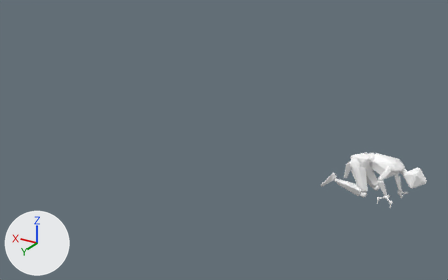
Two versions of the Blender file assets/character.blend, one commit apart.
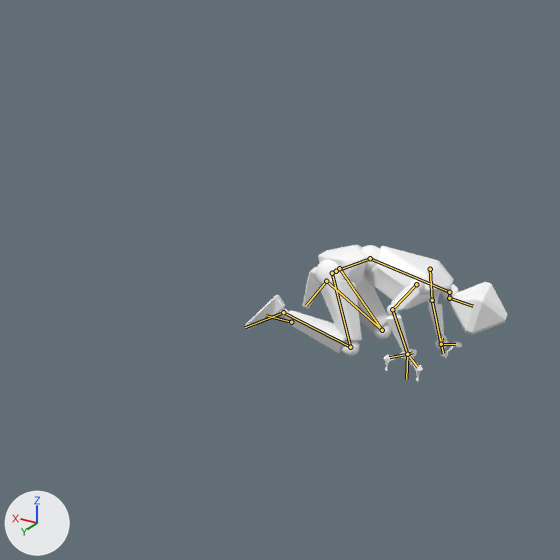
There are two pictures of each version: one whole from a 50 mm lens placed at (-7.45, 6.31, 4.6), pointed at (-2.86, -1.34, 0.78), one close up on the part from 49% to 100% of the width and 19% to 100% of the height. The lights are fixed; the arrows at lower left show +X, +Y and +Z. Both versions are drawn at frame 243 of the action 'meursault_intro'; the numbers are the values there. The bones that bend it are drawn over the model as lines in the close-ups.
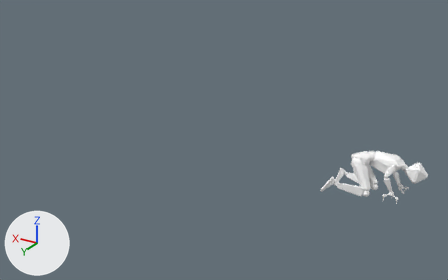
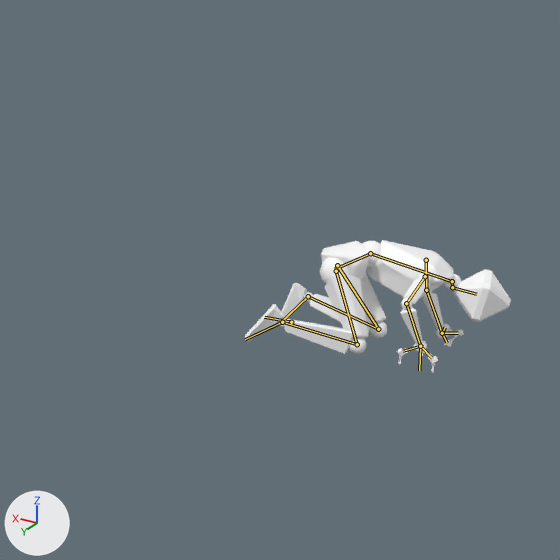
What the commit changed:
Bone 'master' (bone_master) turns from (0, 0, -90) to (0, 0, -81) degrees about its own x, y and z.
Bone 'kneeIK.R' (bone_kneeik_r) moves from (-0.26, 0.0, 0.0) to (0.0, 0.0, 0.0).
Bone 'footIK.L' (bone_footik_l) moves from (0.021, 0.072, 0.167) to (0.262, 0.032, 0.121).
Bone 'footIK.L' (bone_footik_l) turns from (-97, 8, -1) to (-104, -13, -11) degrees about its own x, y and z.
Bone 'footIK.R' (bone_footik_r) moves from (-0.093, -0.024, -0.001) to (0.034, -0.018, 0.002).

Changed parts and their boxes (x1, y1, x2, y2) in the close-ups (560 x 560 px):
'mesh', posed: before (245, 245, 508, 382); after (245, 240, 511, 373)
bone 'master', root to tip: before (291, 322) to (266, 315); after (291, 322) to (264, 317)
